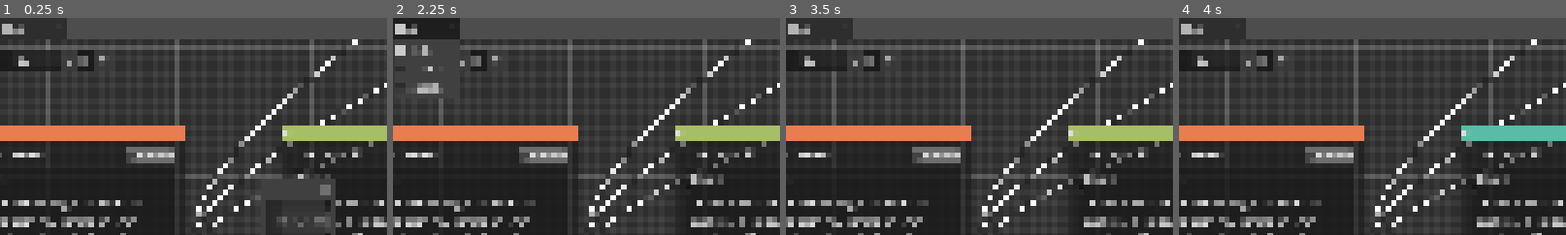
Above: before the commit, frames 1-4 (left to right).
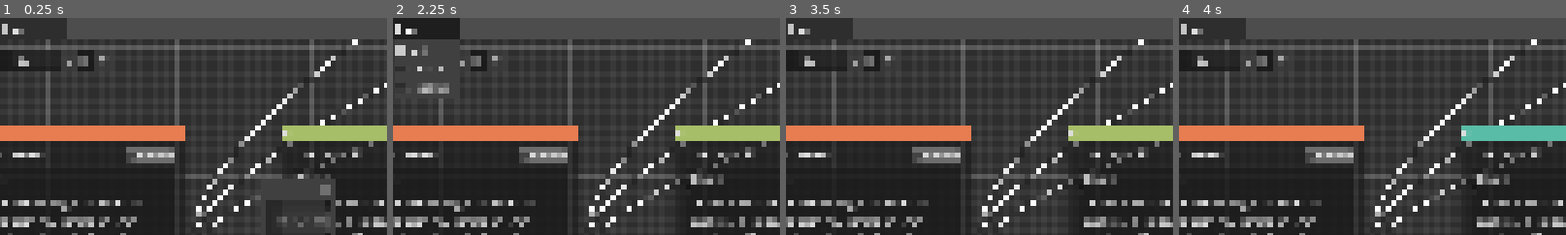
Above: after the commit, the same moments.

Repository: Roboticy3/Louder
Game: Godot game, scene res://proto_simulator/proto_simulator_wrapper.tscn
Two runs of this game, one before a commit and one after it. Both use one fixed random seed, a clock stepped at 60 frames per second and the inputs below.
Inputs (mouse positions are % of the whole screen's width and height, from its top left):
- Up to frame 1 (0.25 s): no input
- Up to frame 2 (2.25 s): click (98, 7) at 0.52 s; type "Alex" at 0.6 s; click (96, 17) at 0.75 s; type "12" at 0.83 s; click (98, 23) at 0.98 s; type "12" at 1.07 s; click (91, 46) at 1.27 s; type "12" at 1.35 s; click "Hub" (after the commit: "hub") at 2 s
- Up to frame 3 (3.5 s): click "Private" at 2.75 s
- Up to frame 4 (4 s): click "Auto" at 3.5 s
The pictures show only the part of the screen within x 12-61%, y 0-50%; the shares and areas given below are measured in that part.

The runs differ from the first frame. In frame 1, 0.2% of the frame differs, in the area x 2-7%, y 2-8%; in frame 2, 0.7%, in the area x 2-15%, y 2-35%; in frame 3, 0.2%; in frame 4, 0.2%.

Commit message:
made editor more malleable to adding more node types in the future

Diff:
--- a/editor/demos/load_save_hub/test.json
+++ b/editor/demos/load_save_hub/test.json
@@ -1,74 +1,66 @@
 [
 	{
-		"conversation_id": "2",
-		"position_offset:x": "728.0",
-		"position_offset:y": "220.5",
-		"type": "hub"
-	},
-	{
-		"auto": true,
-		"choices": [
-			"",
-			""
-		],
-		"conversation_id": "9",
-		"position_offset:x": "1245.419921875",
-		"position_offset:y": "62.1645355224609",
-		"type": "hub"
-	},
-	{
-		"conversation_id": "11",
-		"position_offset:x": "1777.65124511719",
-		"position_offset:y": "305.966156005859",
-		"type": "hub"
-	},
-	{
-		"conversation_id": "10",
-		"dice_level": "4.0",
-		"position_offset:x": "1760.0",
-		"position_offset:y": "-120.0",
-		"type": "hub"
-	},
-	{
-		"choices": [
-			"",
-			"",
-			""
-		],
 		"conversation_id": "0",
-		"position_offset:x": "220.0",
-		"position_offset:y": "200.0",
+		"position_offset:x": "0.0",
+		"position_offset:y": "140.0",
+		"speaker": "test test",
 		"start": true,
 		"type": "hub"
 	},
 	{
+		"Recipient": "ahhhhhhhhhhh",
+		"auto": true,
+		"conversation_id": "2",
+		"position_offset:x": "540.0",
+		"position_offset:y": "60.0",
+		"private": true,
+		"start": true,
+		"type": "hub"
+	},
+	{
+		"conversation_id": "3",
+		"position_offset:x": "492.0",
+		"position_offset:y": "337.5",
+		"type": "hub"
+	},
+	{
+		"conversation_id": "5",
+		"position_offset:x": "140.0",
+		"position_offset:y": "660.0",
+		"type": "hub"
+	},
+	{
+		"conversation_id": "4",
+		"position_offset:x": "900.0",
+		"position_offset:y": "380.0",
+		"type": "choice"
+	},
+	{
+		"color": "ffffffff",
+		"conversation_id": "6",
+		"ownable": false,
+		"position_offset:x": "-487.894256591797",
+		"position_offset:y": "410.870849609375",
+		"public": false,
+		"relationships": [],
+		"type": "speaker"
+	},
+	{
 		"from_choice": "",
-		"from_id": "0",
-		"to_id": "2",
+		"from_id": "2",
+		"to_id": "3",
 		"type": "connection"
 	},
 	{
 		"from_choice": "",
-		"from_id": "2",
-		"to_id": "9",
+		"from_id": "0",
+		"to_id": "5",
 		"type": "connection"
 	},
 	{
-		"from_choice": "",
-		"from_id": "9",
-		"to_id": "10",
-		"type": "connection"
-	},
-	{
-		"from_choice": "",
-		"from_id": "9",
-		"to_id": "11",
-		"type": "connection"
-	},
-	{
-		"position:x": "138.057067871094",
-		"position:y": "-216.589477539063",
+		"position:x": "-535.59521484375",
+		"position:y": "14.6933288574219",
 		"type": "camera",
-		"zoom": "0.8264462351799"
+		"zoom": "0.75131475925446"
 	}
 ]
--- a/editor/entities/choice_entity.tscn
+++ b/editor/entities/choice_entity.tscn
@@ -1,6 +1,6 @@
 [gd_scene format=3 uid="uid://cjd6knjryca3f"]
 
-[ext_resource type="Script" uid="uid://cpdekulpatyo0" path="res://scripts/speaker_entity.gd" id="1_s2fhy"]
+[ext_resource type="Script" uid="uid://cm68nw7hu4asn" path="res://scripts/choice_entity.gd" id="1_vuhsy"]
 [ext_resource type="PackedScene" uid="uid://d2ffa88ufdvl6" path="res://entities/text_content.tscn" id="2_jfyt7"]
 [ext_resource type="Script" uid="uid://ya7il61i4u2e" path="res://scripts/mutual_exclusive_checkbox.gd" id="2_vuhsy"]
 
@@ -23,12 +23,12 @@
 corner_radius_bottom_right = 8
 corner_radius_bottom_left = 8
 
-[node name="Choice" type="GraphNode" unique_id=301621410]
+[node name="Choice" type="GraphNode" unique_id=469772695]
 custom_minimum_size = Vector2(330, 0)
 offset_left = 95.0
 offset_top = 148.0
 offset_right = 425.0
-offset_bottom = 333.0
+offset_bottom = 346.0
 size_flags_horizontal = 4
 size_flags_vertical = 4
 mouse_filter = 1
@@ -52,8 +52,8 @@
 slot/1/right_color = Color(1, 1, 1, 1)
 slot/1/right_icon = null
 slot/1/draw_stylebox = true
-script = ExtResource("1_s2fhy")
-metadata/_custom_type_script = "uid://cpdekulpatyo0"
+script = ExtResource("1_vuhsy")
+metadata/_custom_type_script = "uid://cm68nw7hu4asn"
 
 [node name="TextSectionWrapper" type="VBoxContainer" parent="." unique_id=1478447168]
 layout_mode = 2
--- /dev/null
+++ b/editor/scripts/choice_entity.gd
@@ -0,0 +1,5 @@
+class_name ChoiceEntity extends NetworkEntity
+
+const TYPE = "choice"
+func get_entity_type() -> String:
+	return TYPE
--- a/editor/scripts/create_logic.gd
+++ b/editor/scripts/create_logic.gd
@@ -5,17 +5,15 @@
 @export var debugger:OnScreenDebugger
 @export var type_dropdown:OptionButton
 
-const HUB_SCENE := preload("res://entities/hub_entity.tscn")
-const CHOICE_SCENE := preload("res://entities/choice_entity.tscn")
-const SPEAKER_SCENE := preload("res://entities/speaker_entity.tscn")
+var spawns_on_point := 0
 
-var spawns_on_point := 0
+var sources_ordered:Array[PackedScene]
 
 func _ready() -> void:
 	if type_dropdown:
-		type_dropdown.add_item("Hub")
-		type_dropdown.add_item("Choice")
-		type_dropdown.add_item("Speaker")
+		for et in NetworkEntityDefaults.ENTITY_SOURCES:
+			type_dropdown.add_item(et)
+			sources_ordered.append(NetworkEntityDefaults.ENTITY_SOURCES[et])
 		type_dropdown.select(0)
 
 	editor.gui_input.connect(_editor_gui_input)
@@ -31,16 +29,13 @@
 
 func _selected_scene() -> PackedScene:
 	if type_dropdown:
-		match type_dropdown.selected:
-			0: return HUB_SCENE
-			1: return CHOICE_SCENE
-			2: return SPEAKER_SCENE
-	return HUB_SCENE
+		return sources_ordered[type_dropdown.selected]
+	return sources_ordered[0]
 
 func spawn_node(scene: PackedScene) -> void:
 	var node := scene.instantiate()
 	editor.add_child(node)
-	node.position_offset = pointer.get_graph_pointer_position() + Vector2.LEFT * node.size.x * 0.5 + Vector2.ONE * 0.1 * spawns_on_point
+	node.position_offset = pointer.get_graph_pointer_position() + Vector2.LEFT * node.size.x * 0.5 + Vector2.ONE * spawns_on_point
 	node.owner = editor.owner
 	editor.set_selected(node)
 
--- a/editor/scripts/network_entity_defaults.gd
+++ b/editor/scripts/network_entity_defaults.gd
@@ -8,19 +8,27 @@
 	"auto_spoke": preload("res://style/hub_title_stylebox_auto_spoke.tres"),
 }
 
+const ENTITY_SOURCES:Dictionary[String, PackedScene] = {
+	"hub":preload("res://entities/hub_entity.tscn"),
+	"choice":preload("res://entities/choice_entity.tscn"),
+	"speaker":preload("res://entities/speaker_entity.tscn"),
+}
+
+var entity_defaults:Dictionary[String, NetworkEntity]
+
 var default_data:Dictionary[String, Dictionary]
 
 func _ready() -> void:
 	process_mode = Node.PROCESS_MODE_DISABLED
 
-	var hub:NetworkEntity = load("res://entities/hub_entity.tscn").instantiate()
-	default_data["hub"] = hub.export()
-	hub.free()
+	for et in ENTITY_SOURCES:
+		var e := ENTITY_SOURCES[et]
+		var entity:NetworkEntity = e.instantiate()
+		entity_defaults[entity.get_entity_type()] = entity
+		default_data[entity.get_entity_type()] = entity.export()
 
-	var speaker:NetworkEntity = load("res://entities/speaker_entity.tscn").instantiate()
-	default_data["speaker"] = speaker.export()
-	speaker.free()
-
-	var choice:NetworkEntity = load("res://entities/choice_entity.tscn").instantiate()
-	default_data["choice"] = choice.export()
-	choice.free()
+func _exit_tree() -> void:
+	for entity_type in entity_defaults:
+		var entity := entity_defaults[entity_type]
+		if is_instance_valid(entity):
+			entity.free()
--- a/editor/scripts/project_manager.gd
+++ b/editor/scripts/project_manager.gd
@@ -9,9 +9,6 @@
 
 var current_project_path:String
 signal current_project_changed()
-
-const HUB_SCENE := preload("res://entities/hub_entity.tscn")
-const SPEAKER_SCENE := preload("res://entities/speaker_entity.tscn")
 
 const OBJECT_TYPE := "type"
 const TYPE_HUB := CustomGraphHub.TYPE
@@ -151,17 +148,16 @@
 	for object in parsed:
 		if not (object is Dictionary):
 			continue
-		match object.get(OBJECT_TYPE):
-			TYPE_HUB:
-				var hub:CustomGraphHub = HUB_SCENE.instantiate()
-				hub.hub_data = _import_network_entity(object, hub)
-				editor.add_child(hub)
-				hubs_created.append(hub)
-			TYPE_SPEAKER:
-				var speaker:SpeakerEntity = SPEAKER_SCENE.instantiate()
-				speaker.hub_data = _import_network_entity(object, speaker)
-				editor.add_child(speaker)
-				hubs_created.append(speaker)
+
+		var ot := str(object.get(OBJECT_TYPE))
+
+		if ot in NetworkEntityDefaults.ENTITY_SOURCES:
+			var entity:NetworkEntity = NetworkEntityDefaults.ENTITY_SOURCES[ot].instantiate()
+			entity.hub_data = _import_network_entity(object, entity)
+			editor.add_child(entity)
+			hubs_created.append(entity)
+
+		match ot:
 			TYPE_CONNECTION:
 				connections.append(object)
 			TYPE_CAMERA:
Not shown, added: editor/scripts/choice_entity.gd.uid
